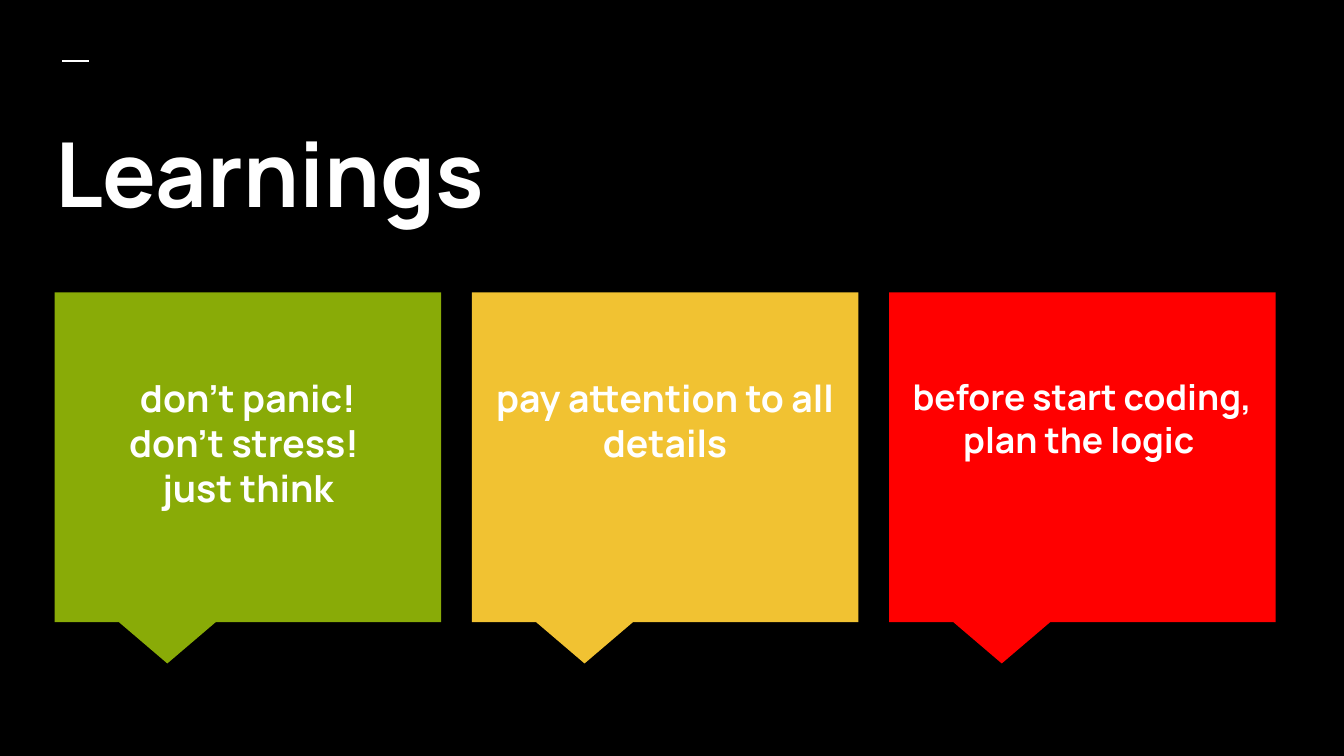
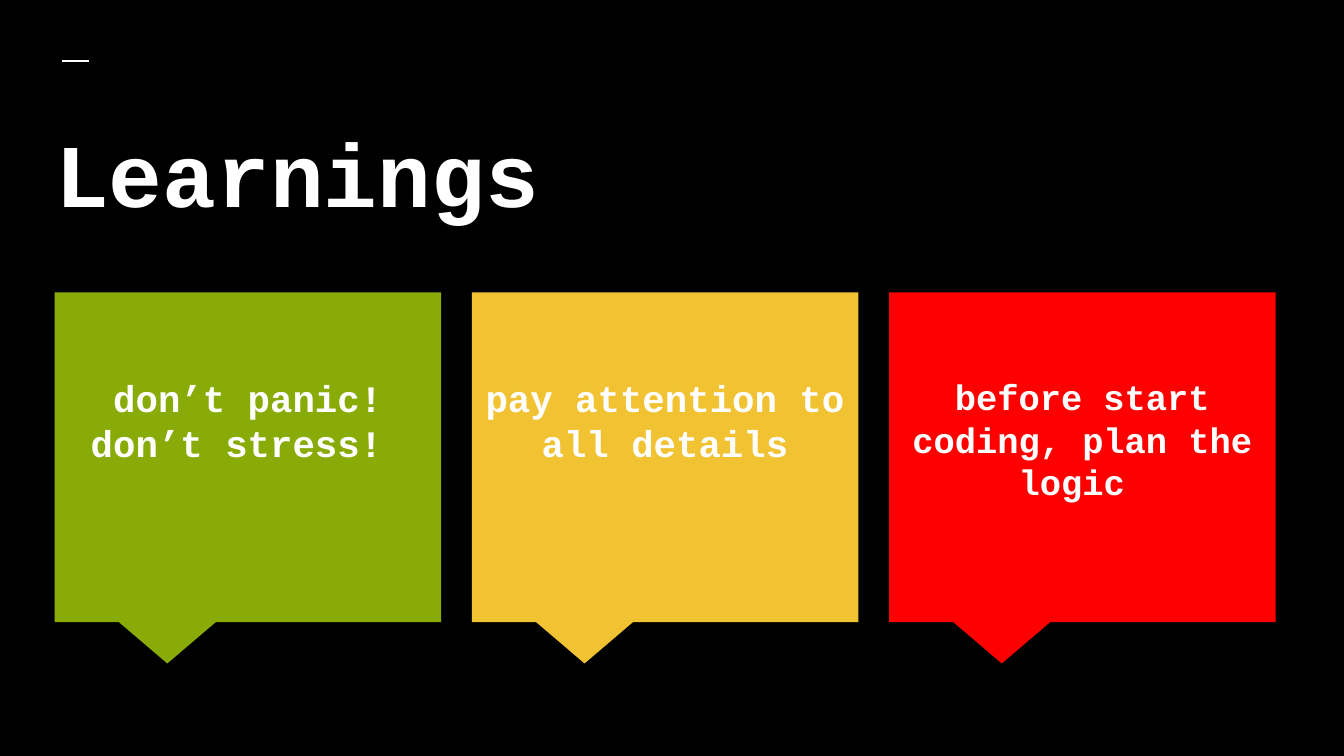
Before and after one commit to ritamak/stress-ball, a slide deck: slide 4 of stress_ball.pptx. Drawn at 1344x756 pixels with LibreOffice and Linux fonts; fonts in the diff are those of the drawing. Boxes give left, top, right and bottom in pixels: in the first picture for what was removed or moved away, otherwise in the second. Text is boxed around its words. In the diff, an @@ line names an element or a change of style, - is before the commit and + after.

```diff
--- a/stress_ball.pptx
+++ b/stress_ball.pptx
@@ font Manrope to Courier New in 3 elements at bbox=[55, 143, 539, 226], bbox=[486, 385, 844, 458], bbox=[912, 385, 1252, 503] @@
@@ title at bbox=[91, 385, 383, 458]: text changed; font Manrope to Courier New @@
-don’t panic!
-don’t stress!
-just think
+don’t panic!
+don’t stress!
```
Also in this commit, not shown: 3 other slides changed, 1 other file.
